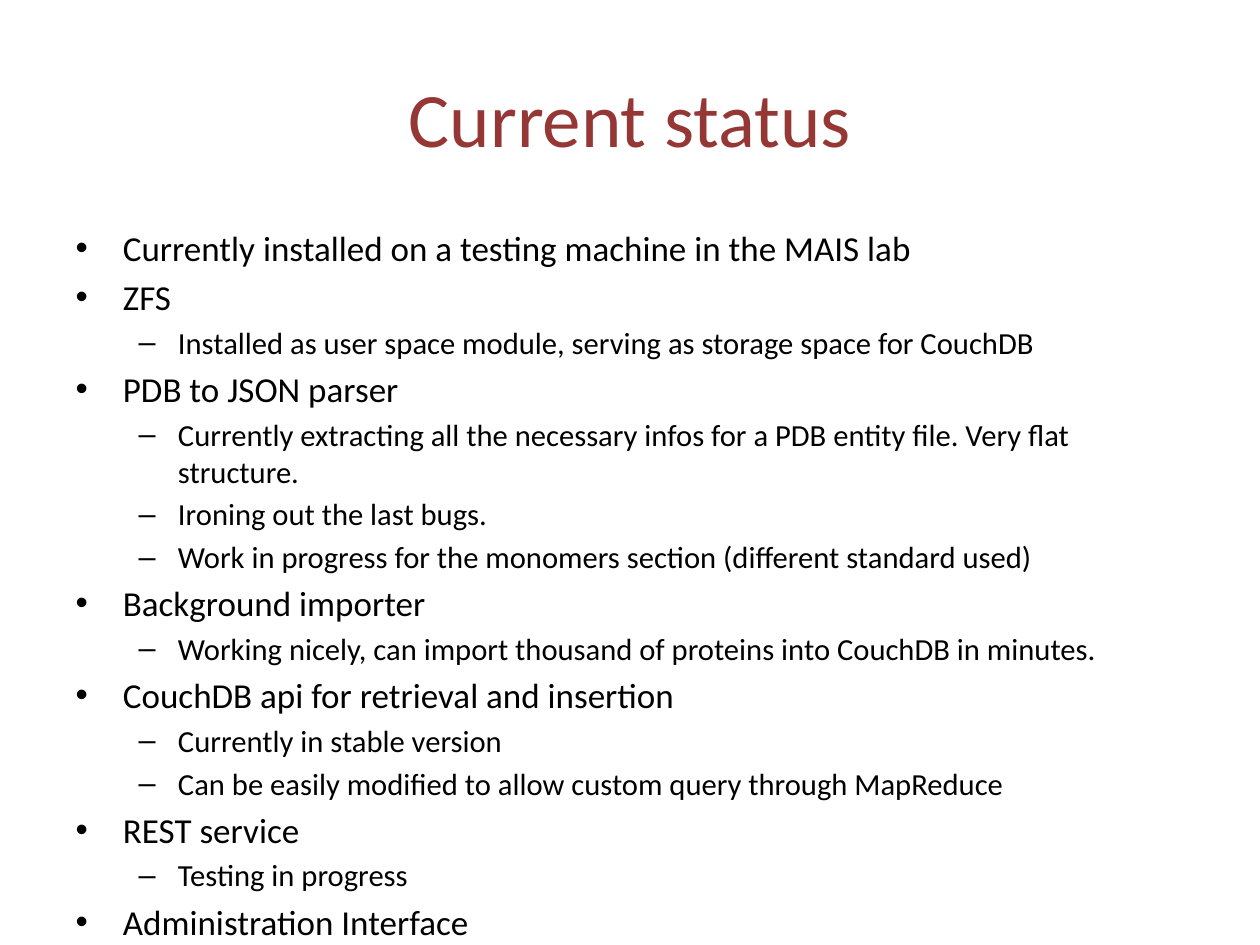
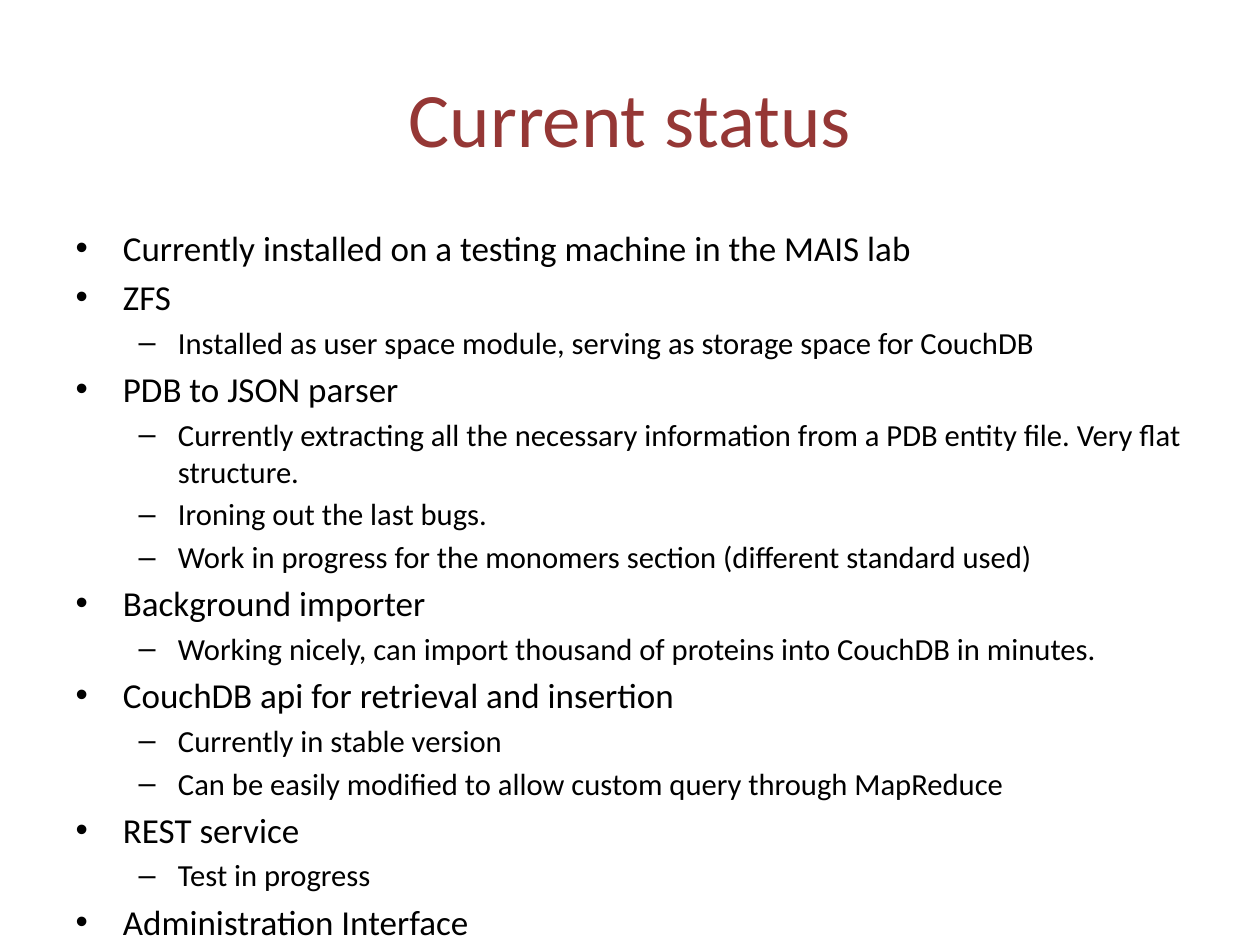
Before and after one commit to cvdlab-projects/webpdb, a slide deck: slide 6 of docs/webPDB.pptx. Drawn at 1260x945 pixels with LibreOffice and Linux fonts; fonts in the diff are those of the drawing. Boxes give left, top, right and bottom in pixels: in the first picture for what was removed or moved away, otherwise in the second. Text is boxed around its words. In the diff, an @@ line names an element or a change of style, - is before the commit and + after.

```diff
--- a/docs/webPDB.pptx
+++ b/docs/webPDB.pptx
@@ text at bbox=[178, 424, 1180, 484]: text changed @@
-  – Currently extracting all the necessary infos for a PDB entity file. Very flat structure.
+  – Currently extracting all the necessary information from a PDB entity file. Very flat structure.
@@ text at bbox=[178, 865, 370, 892]: text changed @@
-  – Testing in progress
+  – Test in progress
```
Also in this commit, not shown: 3 other slides changed.
